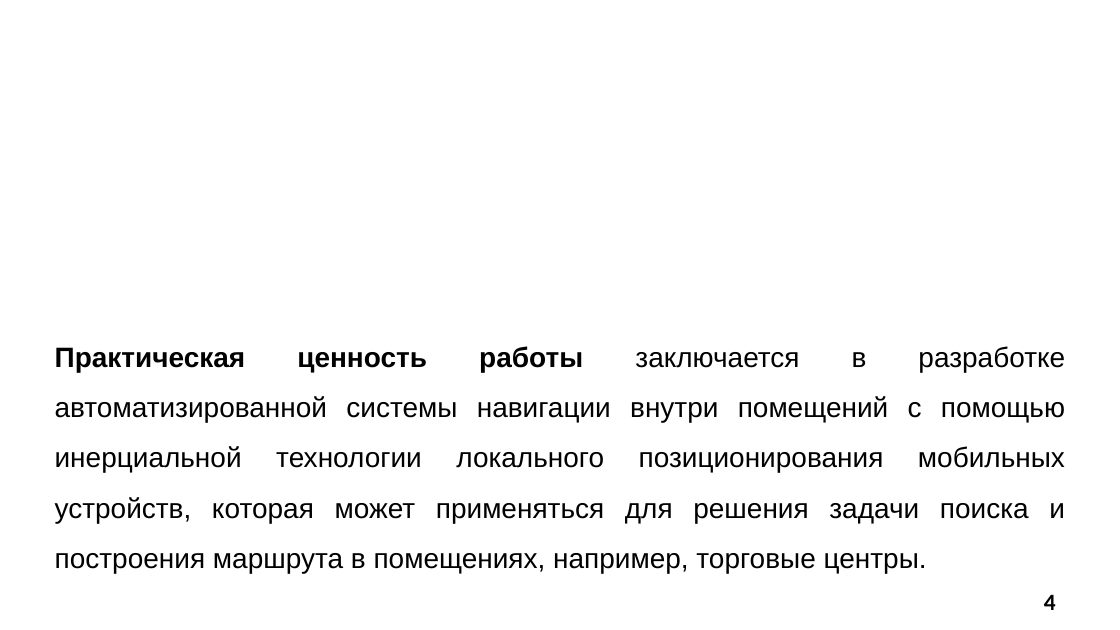
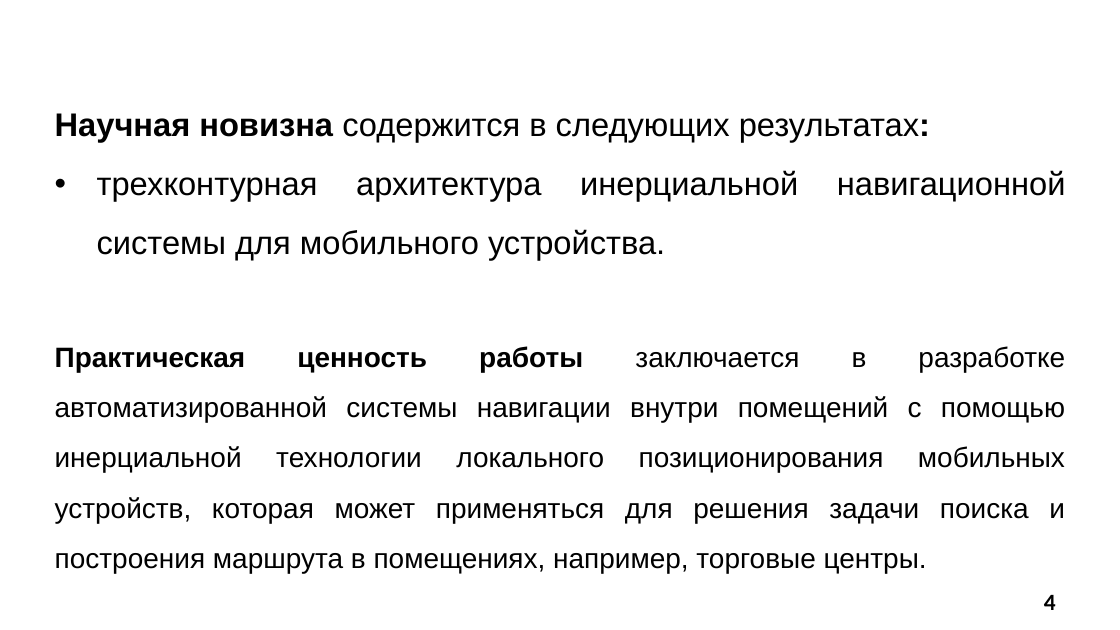
Before and after one commit to SonicRun/DiplomMaga, a slide deck: slide 4 of Mavlyutov_V_D_prezentatsia.pptx. Drawn at 1120x630 pixels with LibreOffice and Linux fonts; fonts in the diff are those of the drawing; background and template pictures are left out. Boxes give left, top, right and bottom in pixels: in the first picture for what was removed or moved away, otherwise in the second. Text is boxed around its words. In the diff, an @@ line names an element or a change of style, - is before the commit and + after.

```diff
--- a/Mavlyutov_V_D_prezentatsia.pptx
+++ b/Mavlyutov_V_D_prezentatsia.pptx
@@ text added at (55,113,1066,260), 28 pt, text #000000 @@
+Научная новизна содержится в следующих результатах:
+• трехконтурная архитектура инерциальной навигационной системы для мобильного устройства.
```
Also in this commit, not shown: 4 other slides changed, 5 slides added, 3 slides removed, 1 other file.
